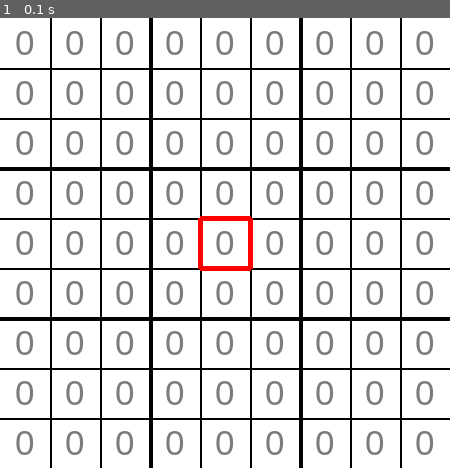
Above: before the commit, frame 1.
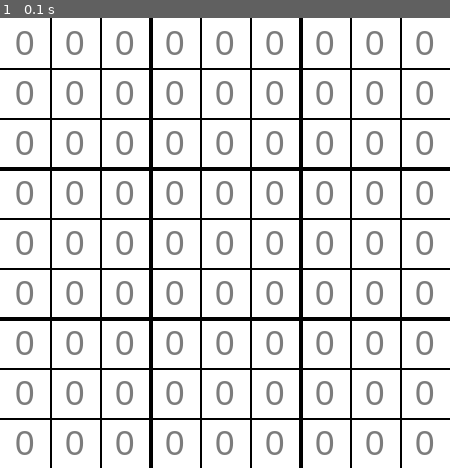
Above: after the commit, the same moment.

Repository: akernahan/SudokuSolver
Game: pygame game, started from gui.py
Two runs of this game, one before a commit and one after it. Both use one fixed random seed, a clock stepped at 60 frames per second and the inputs below.
Inputs:
- Up to frame 1 (0.1 s): no input

The runs differ from the first frame. In frame 1, 0.5% of the frame differs, in the area x 44-57%, y 44-57%.

Commit message:
still really bugged

Diff:
--- a/Sudoku.py
+++ b/Sudoku.py
@@ -1,4 +1,5 @@
 import sys
+import pygame
 from gui import SudokuGUI, GuiTile
 
 class Sudoku:
@@ -26,7 +27,7 @@
 
     def createScreen(self):
         self.gui = SudokuGUI()
-        self.gui.initScreen()
+        self.gui.initScreen(self.board)
 
 
 
@@ -96,17 +97,18 @@
 
 
 if __name__=="__main__":
-    display = False
+    display = True
     s = Sudoku("puzzles/Beginner/0.txt", display)
+    s.createScreen()
     # s.printBoard()
 
     # loop until user closes gui
-    # done = True
-    # if display:
-    #     done = False
-    # while not done:
-    #     for event in pygame.event.get()
-    #         if (event = pygame.QUIT):
-    #             sys.exit()
+    done = True
+    if display:
+        done = False
+    while not done:
+        for event in pygame.event.get():
+            if (event.type == pygame.QUIT):
+                sys.exit()
 
-    #     s.
+        pygame.display.flip()
--- a/gui.py
+++ b/gui.py
@@ -17,8 +17,11 @@
 
 class SudokuGUI:
 
-    def __init__(self):
-        # self.board = [[0 for x in range(9)] for y in range(9)]
+    def __init__(self, board=None):
+        if board is None:
+            self.board = [[0 for x in range(9)] for y in range(9)]
+        else:
+            self.board = board
         self.screenSize = 450
         self.screen = None
         self.clock = pygame.time.Clock()
@@ -30,14 +33,15 @@
         pygame.init()
         self.screen = pygame.display.set_mode((self.screenSize, self.screenSize))
         pygame.display.set_caption("Sudoku")
-        self.initTiles()
+        self.initTiles(self.board)
 
-    def initTiles(self):
+    def initTiles(self, board):
         gap = self.screenSize / 9
         for x in range(sudokuSize):
             for y in range(sudokuSize):
-                self.tiles[x][y] = GuiTile(x,y,gap)
-        self.tiles[4][4].select()
+                self.tiles[x][y] = GuiTile(x, y, gap, board[x][y])
+
+        # self.tiles[4][4].select()
 
     def draw(self):
         self.drawLines()
@@ -57,18 +61,22 @@
 
 
 
+
 class GuiTile:
 
-    def __init__(self, row, column, gap):
+    def __init__(self, row, column, gap, value):
         self.row = row
         self.col = column
         self.x = gap*row  # x_offset
         self.y = gap*column  # y_offset
         self.gap = gap
-        self.val = 0
+        self.val = value
         self.fnt = pygame.font.SysFont("trebuchetms", 35)
         self.highlight = False
+
         self.og = False
+        if (value > 0):
+            self.og = True
 
     def draw(self, screen):
         # choose text colour
@@ -108,7 +116,7 @@
     s = SudokuGUI()
     s.initScreen()
 
-    clock = pygame.time.Clock()
+    # clock = pygame.time.Clock()
 
     # loop until user exits
     done = False
@@ -128,7 +136,7 @@
         pygame.display.flip()
 
         # fps limit
-        clock.tick(30)
+        s.clock.tick(30)
 
 # clase the window and quit
 pygame.quit()
--- /dev/null
+++ b/puzzles/Master/2.txt
@@ -0,0 +1,9 @@
+040000010
+200000006
+000000000
+000000000
+000000000
+000000000
+000000000
+900000002
+010000090
--- /dev/null
+++ b/pygameFont.txt
@@ -0,0 +1,324 @@
+adobearabic
+adobecaslonpro
+adobefangsongstd
+adobefanheitistd
+adobegaramondpro
+adobegothicstd
+adobehebrew
+adobeheitistd
+adobekaitistd
+adobemingstd
+adobemyungjostd
+adobesongstd
+albayan
+albayanpua
+alnile
+alnilepua
+altarikh
+altarikhpua
+americantypewriter
+andalemono
+applebraille
+applechancery
+applecoloremoji
+applecoloremojiui
+applegothic
+applemyungjo
+applesdgothicneo
+applesdgothicneoi
+applesymbols
+aquakana
+arabicuidisplay
+arabicuitext
+arial
+arialblack
+arialhebrew
+arialhebrewdeskinterface
+arialhebrewscholar
+arialnarrow
+arialroundedmtbold
+arialunicodems
+athelas
+avenir
+avenirnext
+avenirnextcondensed
+ayuthaya
+baghdad
+baghdadpua
+banglamn
+banglasangammn
+baskerville
+batang
+beirut
+beirutpua
+bigcaslon
+birchstd
+bitstreamverasans
+bitstreamverasansmono
+bitstreamveraserif
+blackoakstd
+bodoni72
+bodoni72oldstyle
+bodoni72smallcaps
+bodoniornaments
+bookshelfsymbol7
+bradleyhand
+brushscriptmt
+brushscriptstd
+calibri
+cambria
+cambriamath
+candara
+chalkboard
+chalkboardse
+chalkduster
+chaparralpro
+charlemagnestd
+charter
+cochin
+comicsansms
+consolas
+constantia
+cooperstd
+copperplate
+corbel
+corsivahebrew
+couriernew
+damascus
+damascuspua
+decotypenaskh
+decotypenaskhpua
+devanagarimt
+devanagarisangammn
+didot
+dinalternate
+dincondensed
+diwankufi
+diwankufipua
+diwanthuluth
+eastsyriacadiabene
+eastsyriacctesiphon
+estrangeloantioch
+estrangeloedessa
+estrangelomidyat
+estrangelonisibin
+estrangelonisibinoutline
+estrangeloquenneshrin
+estrangelotalada
+estrangeloturabdin
+euphemiaucas
+farah
+farahpua
+farisi
+franklingothicbook
+franklingothicmedium
+futura
+gabriola
+gb18030bitmap
+geezapro
+geezaprointerface
+geezapropua
+georgia
+giddyupstd
+gillsans
+gillsansmt
+gohatibebzemen
+gujaratimt
+gujaratisangammn
+gulim
+gurmukhimn
+gurmukhimt
+gurmukhisangammn
+heitisc
+heititc
+helvetica
+helveticaneue
+helveticaneuedeskinterface
+herculanum
+hiraginokakugothicinterface
+hiraginokakugothicpro
+hiraginokakugothicpron
+hiraginokakugothicstd
+hiraginokakugothicstdn
+hiraginomarugothicpro
+hiraginomarugothicpron
+hiraginominchopro
+hiraginominchopron
+hiraginosans
+hiraginosansgb
+hiraginosansgbinterface
+hobostd
+hoeflertext
+impact
+inaimathi
+iowanoldstyle
+itfdevanagari
+itfdevanagarimarathi
+kailasa
+kannadamn
+kannadasangammn
+kefa
+keyboard
+khmermn
+khmersangammn
+kohinoorbangla
+kohinoordevanagari
+kohinoortelugu
+kokonor
+kozukagothicpr6n
+kozukagothicpro
+kozukaminchopr6n
+kozukaminchopro
+krungthep
+kufistandardgk
+kufistandardgkpua
+laomn
+laosangammn
+lastresort
+lettergothicstd
+lithospro
+lucidaconsole
+lucidagrande
+lucidagrandeui
+lucidasansunicode
+luminari
+luximono
+luxisans
+luxiserif
+malayalammn
+malayalamsangammn
+marion
+markerfelt
+marlett
+meiryo
+menlo
+mesquitestd
+microsofthimalaya
+microsoftsansserif
+microsofttaile
+microsoftyibaiti
+mingliu
+mingliuextb
+mingliuhkscs
+mingliuhkscsextb
+minionpro
+mishafi
+mishafigold
+mongolianbaiti
+msgothic
+mshtakan
+msmincho
+mspgothic
+mspmincho
+msreferencesansserif
+msreferencespecialty
+muna
+munapua
+myanmarmn
+myanmarsangammn
+myriadpro
+myriadwebpro
+nadeem
+nadeempua
+newpeninimmt
+noteworthy
+notonastaliqurdu
+notonastaliqurduui
+nuevastd
+ocrastd
+optima
+oratorstd
+oriyamn
+oriyasangammn
+palatino
+palatinolinotype
+papyrus
+perpetua
+phosphate
+pingfanghk
+pingfangsc
+pingfangtc
+plantagenetcherokee
+pmingliu
+pmingliuextb
+poplarstd
+prestigeelitestd
+ptmono
+ptsans
+ptsanscaption
+ptsansnarrow
+ptserif
+ptserifcaption
+raanana
+rockwell
+rosewoodstd
+sana
+sanapua
+sathu
+savoyelet
+savoyeletcc
+seravek
+sertobatnan
+sertojerusalem
+sertojerusalemoutline
+sertokharput
+sertomalankara
+sertomardin
+sertourhoy
+sfcompactdisplay
+sfcompactrounded
+sfcompacttext
+sfnsdisplaycondensed
+sfnstextcondensed
+shreedevanagari714
+signpainter
+silom
+simhei
+simsun
+simsunextb
+sinhalamn
+sinhalasangammn
+skia
+snellroundhand
+songtisc
+songtitc
+stencilstd
+stixgeneral
+stixintegralsd
+stixintegralssm
+stixintegralsup
+stixintegralsupd
+stixintegralsupsm
+stixnonunicode
+stixsizefivesym
+stixsizefoursym
+stixsizeonesym
+stixsizethreesym
+stixsizetwosym
+stixvariants
+stsong
+sukhumvitset
+superclarendon
+symbol
+systemfont
+tahoma
+tamilmn
+tamilsangammn
+tektonpro
+telugumn
+telugusangammn
+thonburi
+times
+timesnewroman
+trajanpro
+trattatello
+trebuchetms
+twcenmt
+verdana
+waseem
+webdings
+wingdings
+wingdings2
+wingdings3
+zapfdingbats
+zapfino
